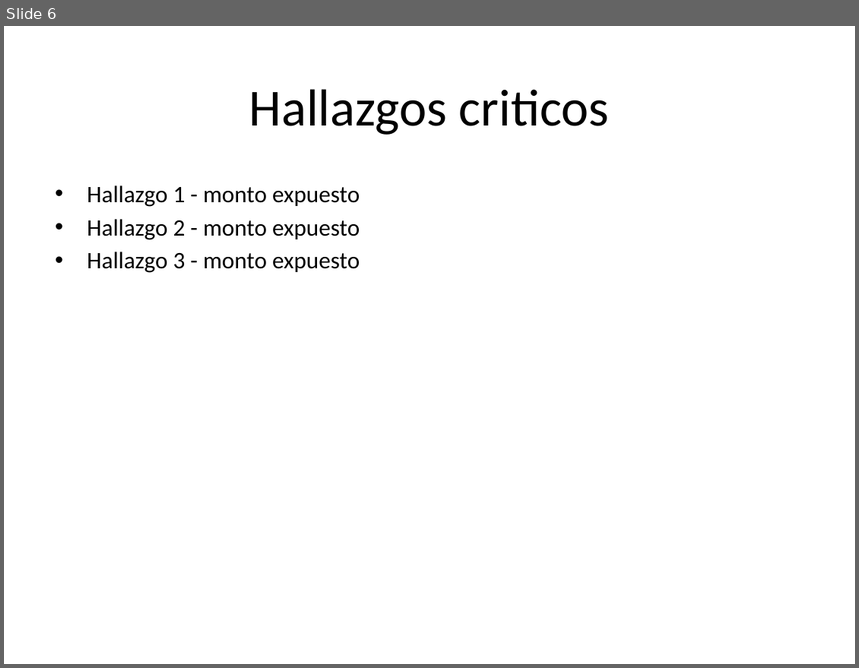
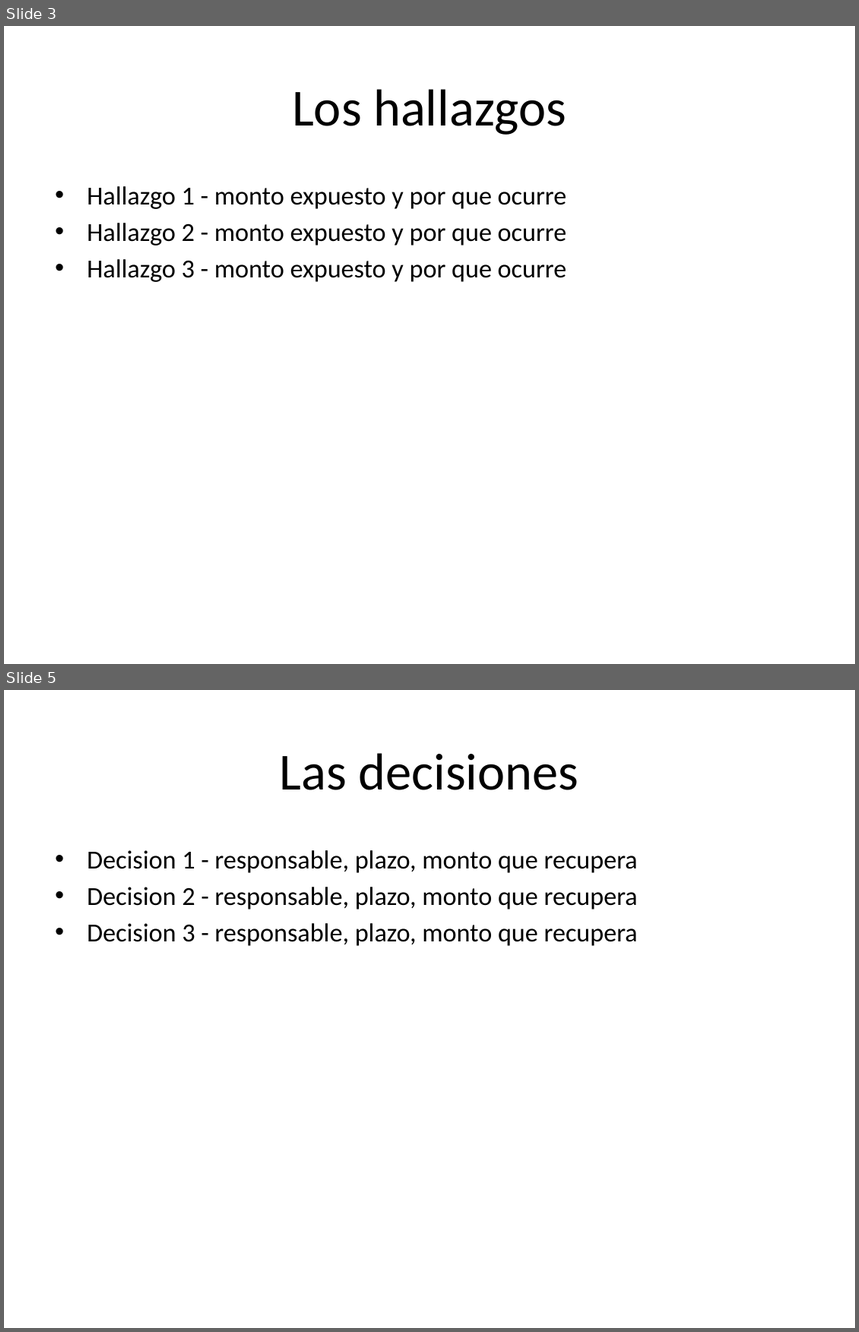
Before and after one commit to wcalcagno/hackathon-ubb-2026, a slide deck: templates/plantilla-presentacion.pptx. Shown one above the other, each under a label of ours: slide 6 before the commit, slides 3 and 5 after it; the slides between them are not shown. The pictures are 859x668 and 859x1332 pixels, drawn with LibreOffice and Linux fonts; fonts in the diff are those of the drawing. Boxes give left, top, right and bottom in pixels: in the first picture for what was removed or moved away, otherwise in the second. Text is boxed around its words. In the diff, an @@ line names an element or a change of style, - is before the commit and + after.

```diff
--- a/templates/plantilla-presentacion.pptx
+++ b/templates/plantilla-presentacion.pptx
@@ slide 5 added at box(4, 690, 855, 1328), background #FFFFFF @@
@@ title added at box(280, 753, 579, 790), 44 pt, text #000000 @@
+Las decisiones
@@ text added at box(87, 850, 638, 946), 22 pt, text #000000 @@
+• Decision 1 - responsable, plazo, monto que recupera
+• Decision 2 - responsable, plazo, monto que recupera
+• Decision 3 - responsable, plazo, monto que recupera
@@ what was slide 6 is now slide 3 @@
@@ slide 3 changed as well @@
@@ title at box(292, 89, 566, 135): text changed @@
-Hallazgos criticos
+Los hallazgos
@@ text at box(87, 186, 567, 282): text changed; size 20 to 22 pt @@
-• Hallazgo 1 - monto expuesto
-• Hallazgo 2 - monto expuesto
-• Hallazgo 3 - monto expuesto
+• Hallazgo 1 - monto expuesto y por que ocurre
+• Hallazgo 2 - monto expuesto y por que ocurre
+• Hallazgo 3 - monto expuesto y por que ocurre
```
Also in this commit, not shown: 1 other slide changed, 3 other slides added, 10 slides removed, 4 other files.
